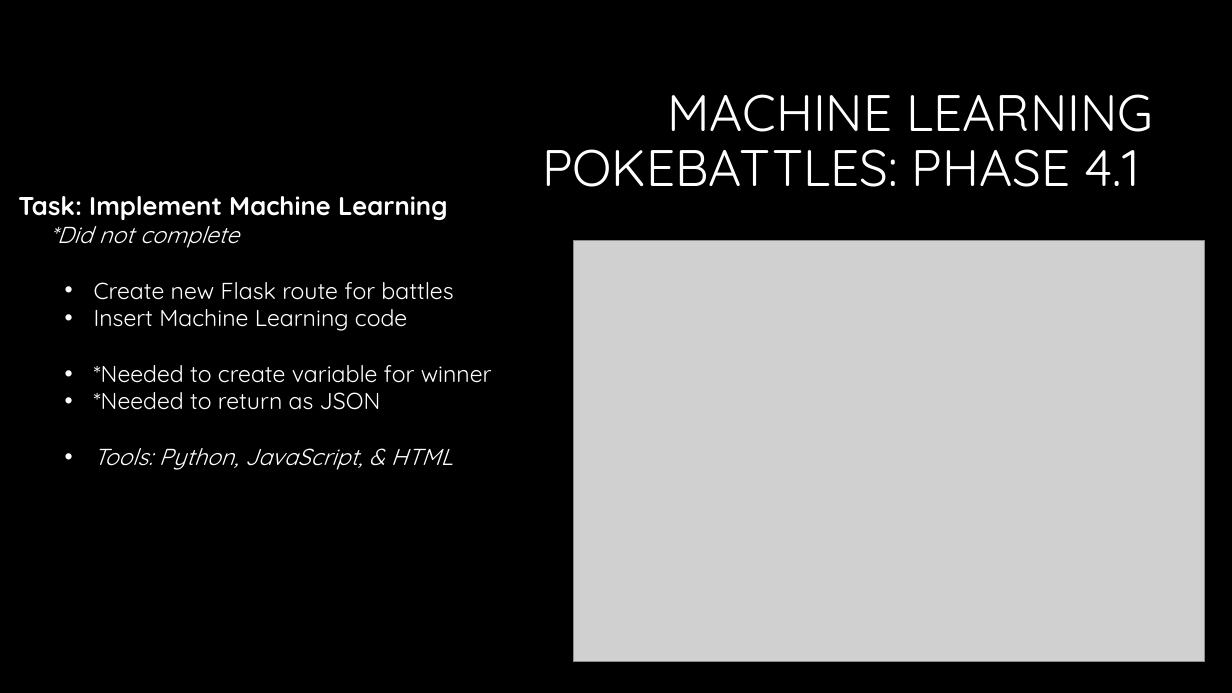
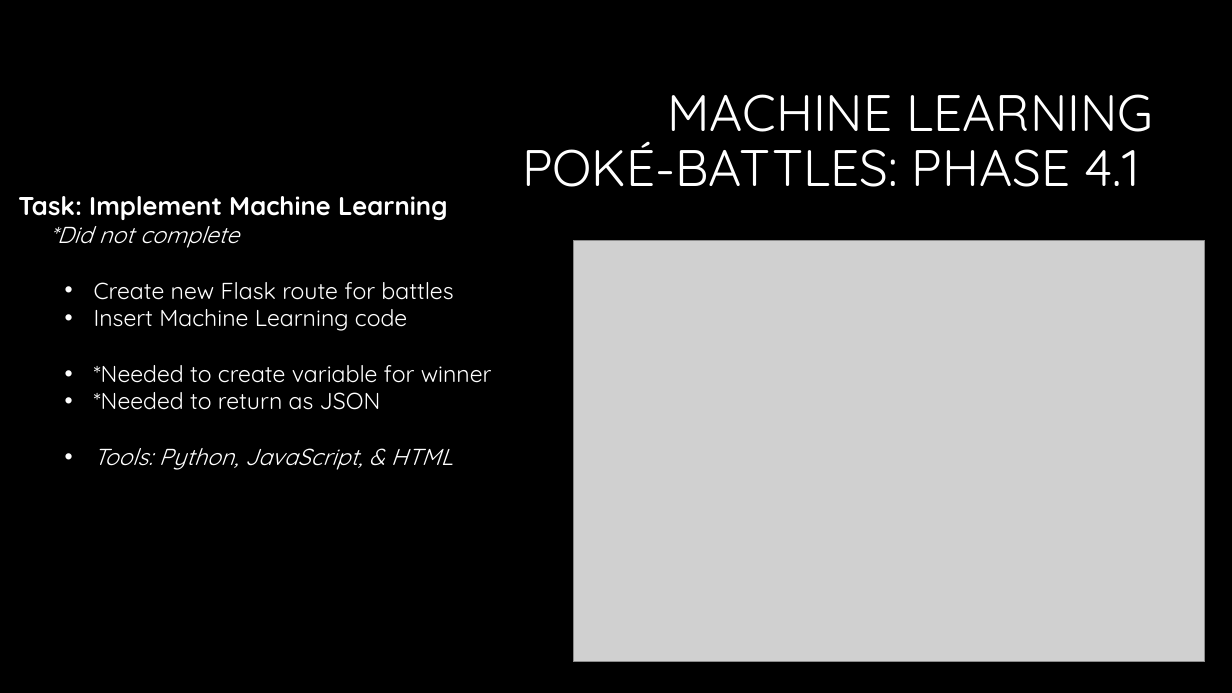
Before and after one commit to Dbuescher8/Final-Project, a slide deck: slide 10 of Final Presentation.pptx. Drawn at 1232x693 pixels with LibreOffice and Linux fonts; fonts in the diff are those of the drawing; grey boxes stand for pictures; background and template pictures are left out. Boxes give left, top, right and bottom in pixels: in the first picture for what was removed or moved away, otherwise in the second. Text is boxed around its words. In the diff, an @@ line names an element or a change of style, - is before the commit and + after.

```diff
--- a/Final Presentation.pptx
+++ b/Final Presentation.pptx
@@ title at bbox=[522, 94, 1153, 187]: text changed @@
-MACHINE LEARNING
-POKEBATTLES: PHASE 4.1
+MACHINE LEARNING
+POKÉ-BATTLES: PHASE 4.1
```
Also in this commit, not shown: 6 other slides changed, 1 slide removed.
